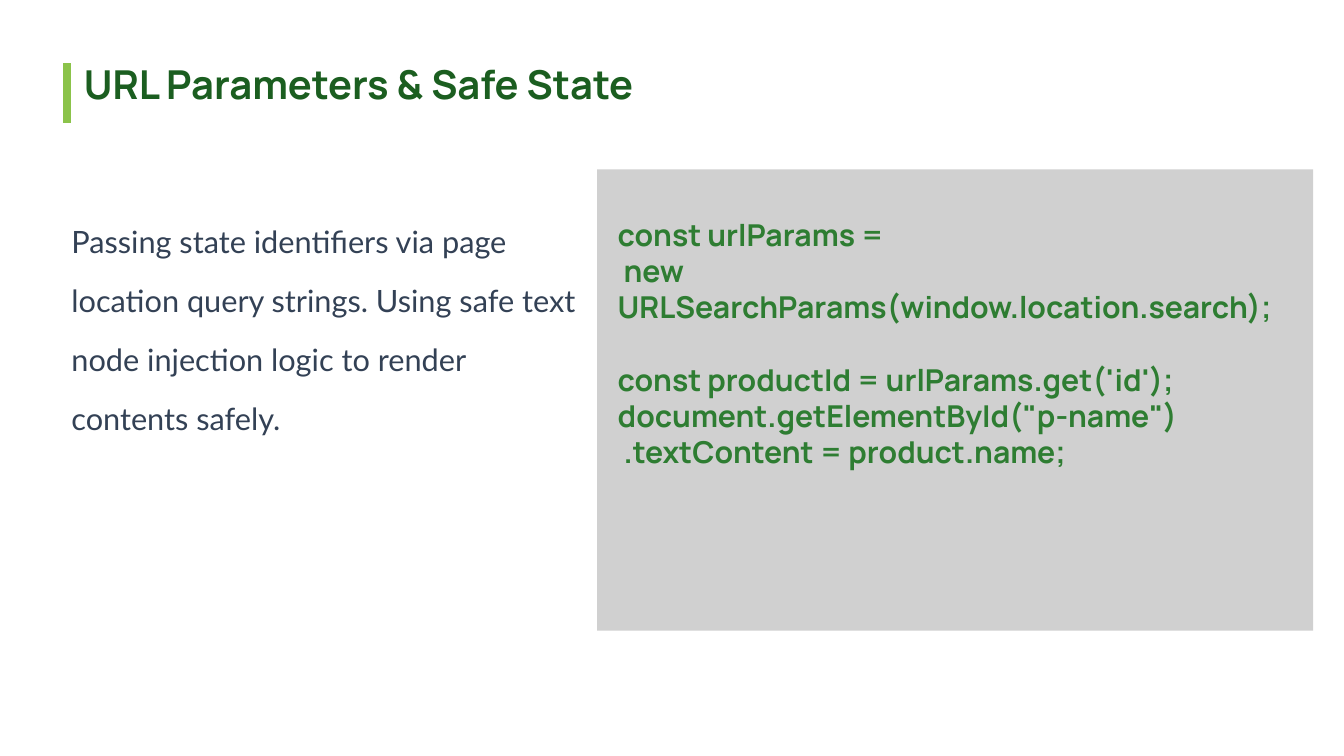
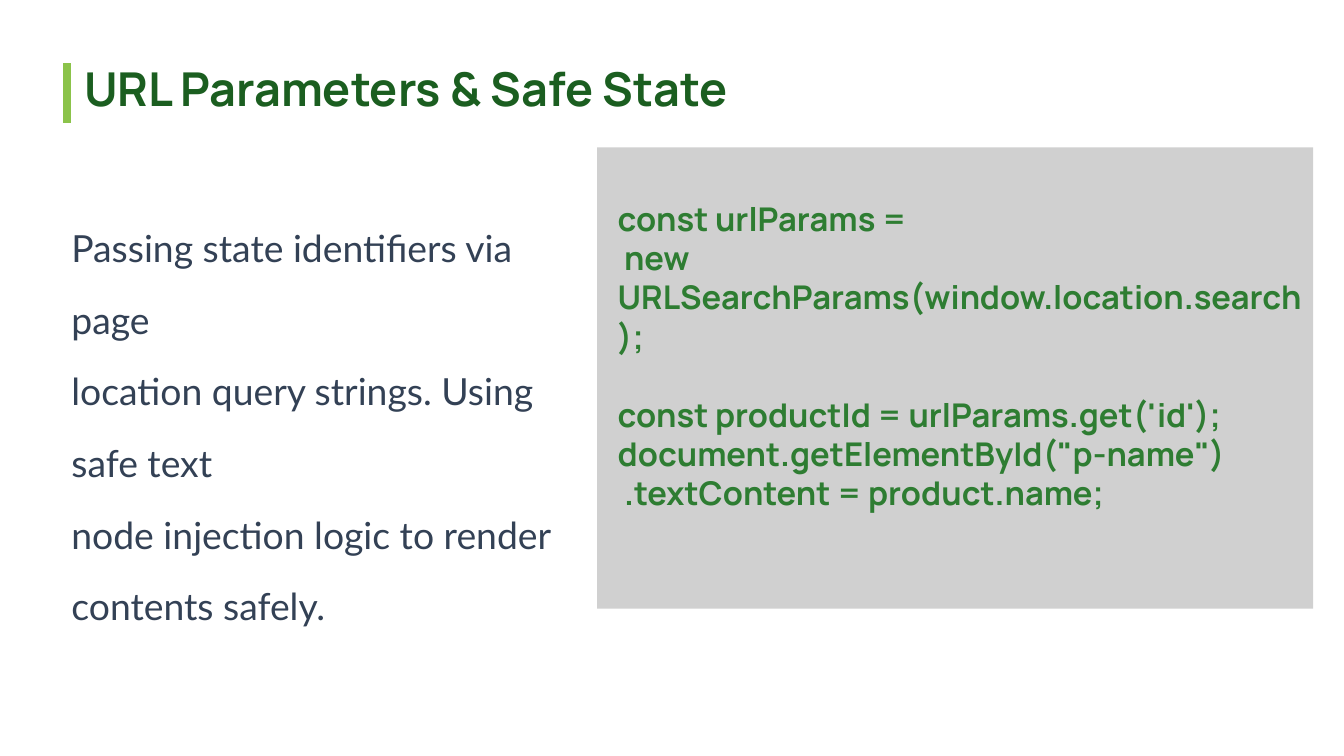
Before and after one commit to holoc2021tv/110124109, a slide deck: slide 9 of thuyettrinh.pptx. Drawn at 1344x756 pixels with LibreOffice and Linux fonts; fonts in the diff are those of the drawing; grey boxes stand for pictures; background and template pictures are left out. Boxes give left, top, right and bottom in pixels: in the first picture for what was removed or moved away, otherwise in the second. Text is boxed around its words. In the diff, an @@ line names an element or a change of style, - is before the commit and + after.

```diff
--- a/thuyettrinh.pptx
+++ b/thuyettrinh.pptx
@@ text "URL Parameters & Safe State" at box(84, 71, 728, 107): size 42.8 to 50 pt; line spacing 51.3pt to 60pt @@
@@ picture: place and size @@
-picture at box(597, 169, 1313, 630)
+picture at box(597, 147, 1313, 608)
@@ text "Passing state identifiers via page" at box(71, 234, 551, 627): size 32.9 to 40 pt; line spacing 63.1pt to 76.8pt @@
@@ text "const urlParams =": place and size @@
-text "const urlParams =" at box(618, 224, 1272, 470)
+text "const urlParams =" at box(618, 207, 1302, 513)
@@ text "const urlParams =" at box(618, 207, 1302, 513): size 32.2 to 35 pt; line spacing 38.7pt to 42pt @@
```
Also in this commit, not shown: 8 other slides changed, 1 slide added, 1 slide removed.
